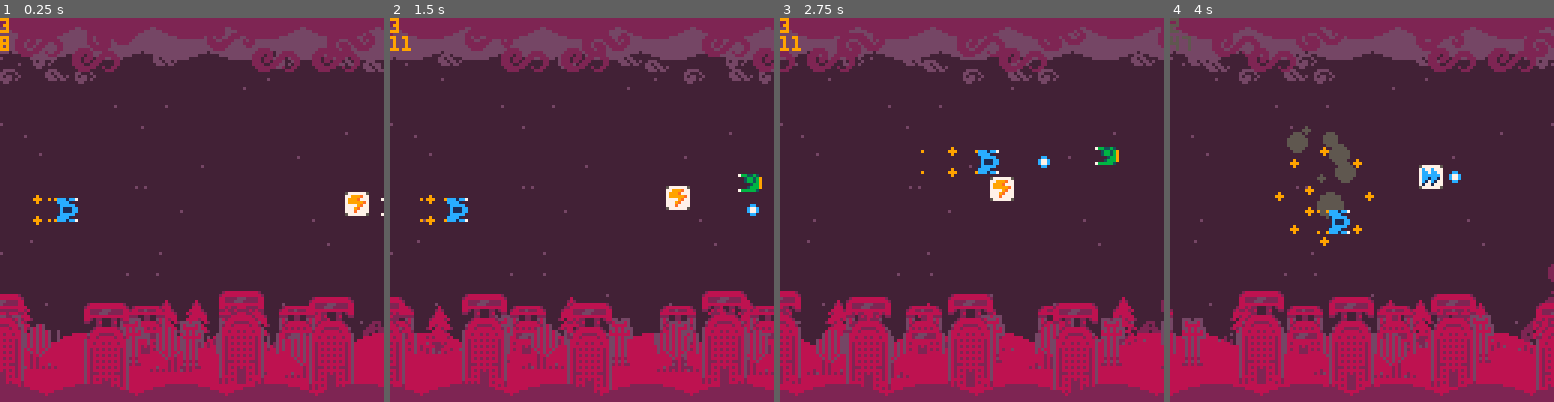
Above: before the commit, frames 1-4 (left to right).
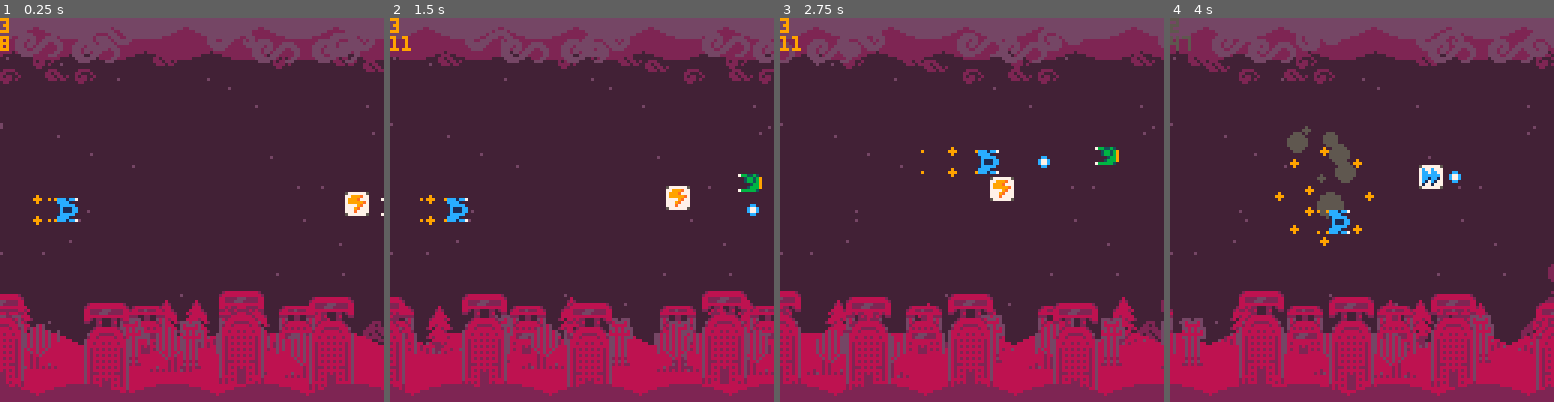
Above: after the commit, the same moments.

Repository: Sarah-Duck/toxic-invaders
Game: PICO-8 cartridge pico-bhell.p8
Two runs of this game, one before a commit and one after it. Both use one fixed random seed, a clock stepped at 60 frames per second and the inputs below.
Inputs:
- Up to frame 1 (0.25 s): no input
- Up to frame 2 (1.5 s): tap O (Z key) at 0.7 s
- Up to frame 3 (2.75 s): hold Right 1.6-2.1 s; tap O (Z key) at 1.7, 2.1, 2.5 s; hold Up 2.15-2.42 s; hold Right from 2.47 s (still down)
- Up to frame 4 (4 s): tap O (Z key) at 2.9, 3.3, 3.7 s; release Right at 3.03 s; hold Left 3.08-3.58 s; hold Down 3.63-3.97 s

The runs differ from the first frame. In frame 1, 11% of the frame differs, in the area x 0-100%, y 0-99%; in frame 2, 11%; in frame 3, 12%; in frame 4, 11%.

Commit message:
Circle fix, ribbon did some stuff i dunno what is was dont ask me

Diff:
--- a/background.lua
+++ b/background.lua
@@ -1,8 +1,8 @@
 bgcircles = {}
 
 function scrollingcircles(y, speed, spacing, radius, color)
-    for i = 1, (128*(radius*4))/spacing, 1 do
-        circfill(-time()*speed+(spacing*(i-1)), y, radius, color)
+    for i = 1, 256, spacing do
+        circfill((i-(t()*speed))%256-radius*2, y, radius, color)
     end
 end
 
@@ -37,7 +37,7 @@
 
     --stars
     for i = 1, 64, 1 do
-        pset(((-t()+i*2)*(i/32))%128, sin(i*0.536382)*64+64, 4)
+        pset(((-t()+i*4.3824)*(i/32))%128, sin(i*0.536382)*64+64, 4)
     end
 
     --ringed planet
@@ -47,8 +47,8 @@
     palt(0,true)
 
     --clouds
-    scrollingcircles(-9, 24, 22, 22, 4)
-    scrollingcircles(-14, 40, 25, 20, 2)
+    scrollingcircles(-9, 24, 22, 22, 2)
+    scrollingcircles(-14, 40, 25, 20, 4)
     --sprites
     --small clouds
     scrollingsprite(198, 20, 10, 1, 1, 28)
@@ -65,9 +65,9 @@
     scrollingsprite(194, 80, 3, 2, 1, 35)
     scrollingsprite(212, 120, 5, 2, 1, 36)
     scrollingsprite(210, 160, 5, 2, 1, 36)
-    scrollingsprite(210, 180, 10, 2, 1, 38)
-    scrollingsprite(210, 240, 10, 2, 1, 38)
-    scrollingsprite(210, 260, 10, 2, 1, 38)
+    scrollingsprite(210, 180, 7, 2, 1, 38)
+    scrollingsprite(210, 240, 7, 2, 1, 38)
+    scrollingsprite(210, 260, 7, 2, 1, 38)
 
 
     camera((sin(shake+t())*shake)/2, (sin(shake+t()/2.1)*shake)/2)
--- a/bullets.lua
+++ b/bullets.lua
@@ -1,5 +1,3 @@
-bullets = {}
-
 function addbullet(x, y, velx, vely, evil, sprite)
     local bullet = {}
 
@@ -47,5 +45,4 @@
     end
 
     add(obj, bullet)
-    add(bullet, #obj)
 end
--- a/pico-bhell.p8
+++ b/pico-bhell.p8
@@ -1,6 +1,8 @@
 pico-8 cartridge // http://www.pico-8.com
 version 34
 __lua__
+--wip by chris & ribbon!
+
 #include objects.lua
 #include particles.lua
 #include players.lua
@@ -114,22 +116,22 @@
 00000000000000000000000000000000000000000000000000000000000000000000000000000000000000000000000000000000000000000000000000000000
 00000000000000000000000000000000000000000000000000000000000000000000000000000000000000000000000000000000000000000000000000000000
 00000000000000000000000000000000000000000000000000000000000000000000000000000000000000000000000000000000000000000000000000000000
-00000000000000000022200000000000002222220000000000000000000000000000000000000000000000000000000000000002220000000000000000000000
-02888888888882000222220000222200022222222000022000000000000000000000000000000000000000000000000000000022222000000000000000000000
-28888888888888202222220022222220222000022200202204444000000000000000000000000000000000000000000000000022222000000000000000000000
-88222244422228802202200222200222220222202220022244000400000040440000000000000000000000002222222200000022222000000000000000000000
-88222444222228802220022220002022220222220222222040440040044444400000000000000000000002222222222222200002220000000022222200000000
-88888888888888802222222200002222222022220022220044440400000440000000000000000000000222222222222222222000000000022222222222220000
-88202200022028800222222000000220022222220000000004400000000040000000000000222000022222222222222222222200000002222202000002222000
-22002800028002200022220000000000002222200000000000000000000000000000000002222200220022222222222222222220000222220222222222022200
-00002200022000000022220000000000002222222000022000000000000000000000000002200202202202222220000222222222002222222222222222202200
-00028888888200000222222000222200022222222200222200000000000000000000000002202202220202222202222022222222202222220000002202202200
-00288888888820002222022002222220222200022220202204440000000000000000000002220000222202222022202202200222220222000000000222202200
-04888222228884002220222022200222222022202222022244044000000000000000000000222222222022220022020202022022220200000000000202202200
-02882888882882002220220222000022222022220222222044404404000000000000000000000000000222220022022202202022220000000000002202202200
-48888888888888402222002220000022222202220022220004440440000000000000000000000000022222220022200000222022220000000000022022202200
-48828828288288400222222200200220022222220000000000000000000000000000000000022222222222220002222222220222220000000000220222202000
-48888888888888400022220000022200002222200000000000000000000000000000000000222222222222222000022222002222200000000002202222022000
+00000000000000000044400000000000004444440000000000000000000000000000000000000000000000000000000000000002220000000000000000000000
+02888888888882000444440000444400044444444000044000000000000000000000000000000000000000000000000000000022222000000000000000000000
+28888888888888204444440044444440444000044400404402222000000000000000000000000000000000000000000000000022222000000000000000000000
+88222244422228804404400444400444440444404440044422000200000040440000000000000000000000002222222200000022222000000000000000000000
+88222444222228804440044440004044440444440444444020220020044444400000000000000000000002222222222222200002220000000022222200000000
+88888888888888804444444400004444444044440044440022220200000440000000000000000000000222222222222222222000000000022222222222220000
+88202200022028800444444000000440044444440000000002200000000040000000000000222000022222222222222222222200000002222202000002222000
+22002800028002200044440000000000004444400000000000000000000000000000000002222200220022222222222222222220000222220222222222022200
+00002200022000000044440000000000004444444000044000000000000000000000000002200202202202222220000222222222002222222222222222202200
+00028888888200000444444000444400044444444400444400000000000000000000000002202202220202222202222022222222202222220000002202202200
+00288888888820004444044004444440444400044440404402220000000000000000000002220000222202222022202202200222220222000000000222202200
+04888222228884004440444044400444444044404444044422022000000000000000000000222222222022220022020202022022220200000000000202202200
+02882888882882004440440444000044444044440444444022202202000000000000000000000000000222220022022202202022220000000000002202202200
+48888888888888404444004440000044444404440044440002220220000000000000000000000000022222220022200000222022220000000000022022202200
+48828828288288400444444400200440044444440000000000000000000000000000000000022222222222220002222222220222220000000000220222202000
+48888888888888400044440000044400004444400000000000000000000000000000000000222222222222222000022222002222200000000002202222022000
 48282828282828400002888888882000000000000000000044404440000000080000000000000222222222222220000000022222020000000022222220220000
 48288888888828400028822422288200000000004840000048444840000000282000000002222022222002222222000000222220200000000220222202200000
 48282828282828400088888888888800000000484840000048888840000000888000000022222202220220222222222200000002000000202200222022020000
